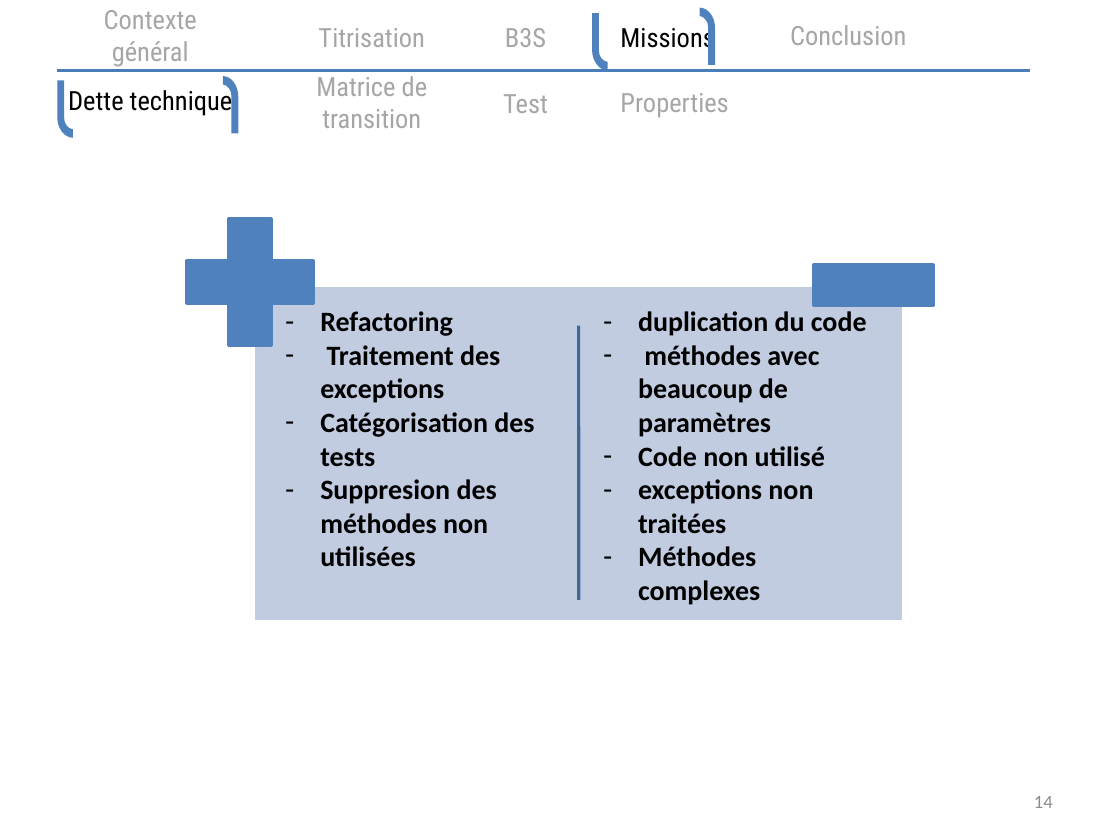
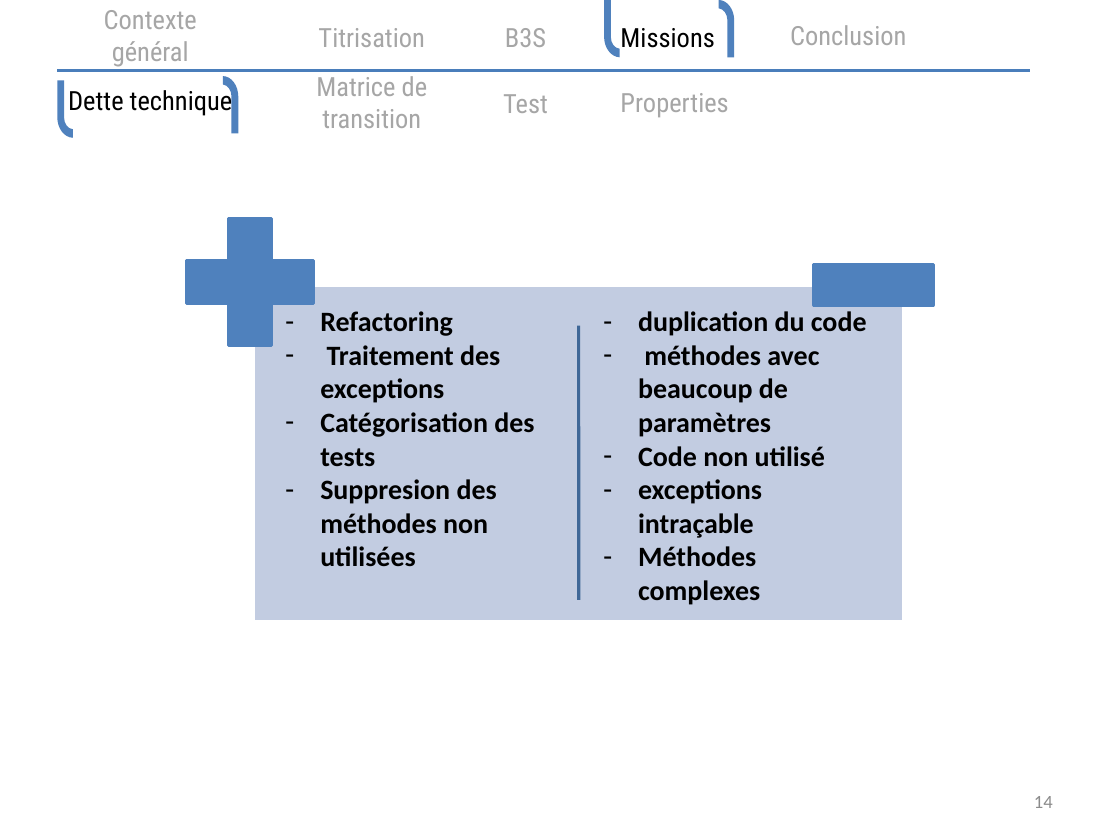
Before and after one commit to abdssamadsabri/hello-world, a slide deck: slide 14 of PFE_PRES (1).pptx. Drawn at 1120x840 pixels with LibreOffice and Linux fonts; fonts in the diff are those of the drawing. Boxes give left, top, right and bottom in pixels: in the first picture for what was removed or moved away, otherwise in the second. Text is boxed around its words. In the diff, an @@ line names an element or a change of style, - is before the commit and + after.

```diff
--- a/PFE_PRES (1).pptx
+++ b/PFE_PRES (1).pptx
@@ freeform shape: place and size @@
-freeform shape at [592, 13, 608, 71]
+freeform shape at [604, 0, 619, 57]
@@ freeform shape: place and size @@
-freeform shape at [700, 8, 716, 65]
+freeform shape at [719, 0, 735, 57]
@@ text at [638, 479, 762, 538]: text changed @@
-– exceptions non traitées
+– exceptions intraçable
```
Also in this commit, not shown: 14 other slides changed.
